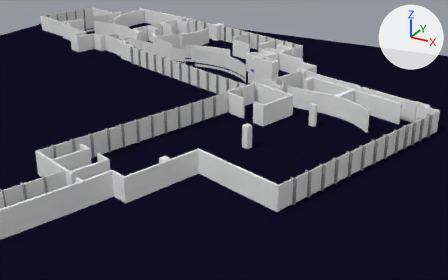
Before and after pictures for a commit that changed the Blender file tsc/data/tsc.blend.
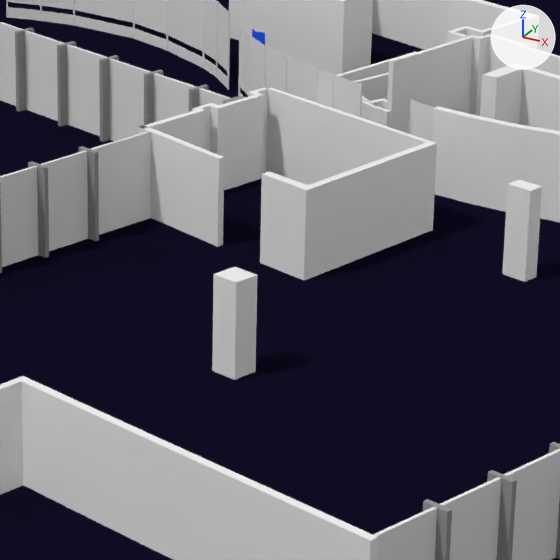
There are two pictures of each version: one from a 50 mm camera at (32.33, -32.47, 21.4) aimed at (10.94, 6.42, 1.96), one close up on the part from 43% to 72% of the width and 22% to 68% of the height. Lighting does not change. The marker at upper right points along +X, +Y and +Z.

Objects in the first close-up: 'Floor', 'GlassCollaboration', 'WallsNorth', 'WallsSouth', 'WindowsCentre', 'WindowsCollaborationArea'.
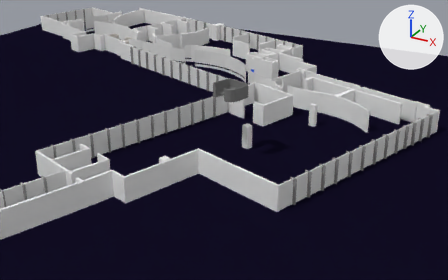
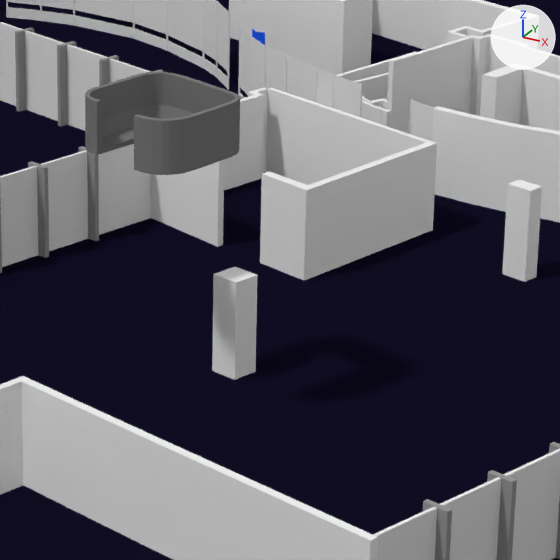
Commit message: adding some furniture

Location of each change, (x1, y1, x2, y2) in pixels of the close-ups (560 x 560 px):
'Cube', added
    after: (85, 72, 240, 175)

Edits to the bpy script that builds the scene:
```text
Add mat_material_001:
    mat_material_001 = diffuse_material('Material.001')
    mat_material_001.base_color = (0.196, 0.196, 0.196)  # grey #7a7a7a
Add me_cube_005:
    me_cube_005.from_pydata(...)  # 323 vertices, 302 faces, 2 loose edges; spans x -0.38..2.06, y -0.26..1.97, z -0.86..0.14
    me_cube_005.materials.append(mat_material_001)  # grey #7a7a7a
Add ob_cube:
    ob_cube = bpy.data.objects.new('Cube', me_cube_005)
    ob_cube.location = (9.52, 7.55, 5.86)
    ob_cube.rotation_euler = (0.0, 0.0, -0.387)  # degrees (0, 0, -22)
```
